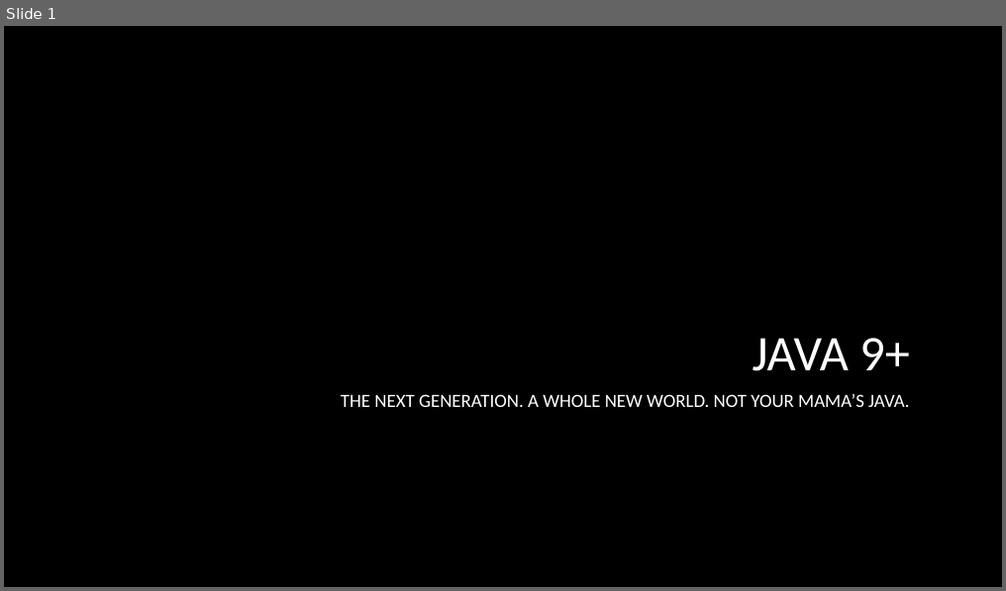
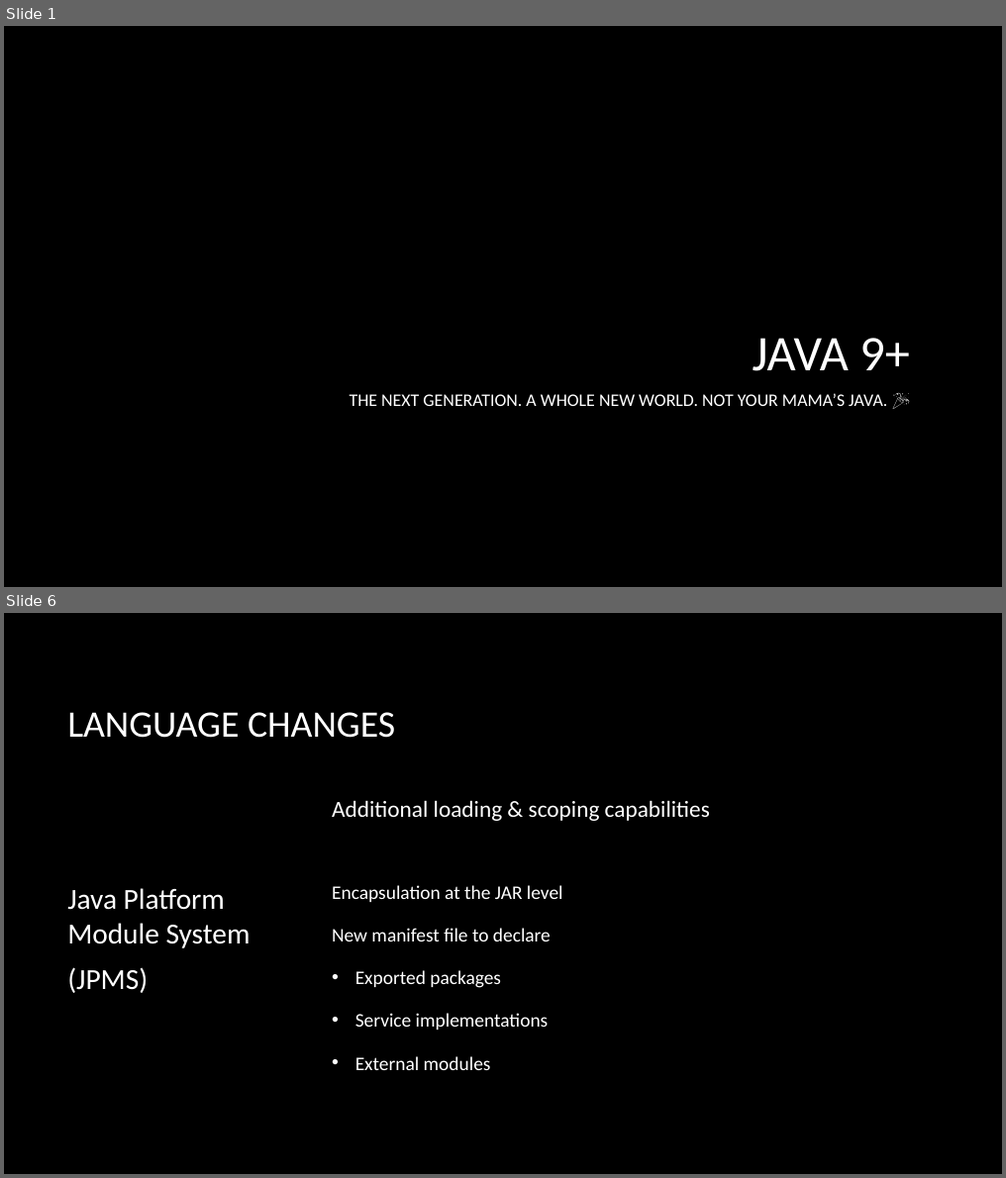
Before and after one commit to macdaddyaz/modern-java, a slide deck: Java 9 and up.pptx. Shown one above the other, each under a label of ours: slide 1 before the commit, slides 1 and 6 after it; the slides between them are not shown. The pictures are 1006x591 and 1006x1178 pixels, drawn with LibreOffice and Linux fonts; fonts in the diff are those of the drawing; background and template pictures are left out. Boxes give left, top, right and bottom in pixels: in the first picture for what was removed or moved away, otherwise in the second. Text is boxed around its words. In the diff, an @@ line names an element or a change of style, - is before the commit and + after.

```diff
--- a/Java 9 and up.pptx
+++ b/Java 9 and up.pptx
@@ slide 6 added at [4, 613, 1002, 1174], background picture (left out) @@
@@ title added at [67, 712, 395, 738], 36 pt, text #FFFFFF @@
+LANGUAGE CHANGES
@@ text added at [332, 800, 710, 1070], 18.5 pt, text #FFFFFF @@
+Additional loading & scoping capabilities
+Encapsulation at the JAR level
+New manifest file to declare
+• Exported packages
+• Service implementations
+• External modules
@@ text added at [67, 888, 251, 993], 28 pt, text #FFFFFF @@
+Java Platform Module System
+(JPMS)
@@ slide 1 changed as well @@
@@ subtitle at [350, 393, 887, 406]: text changed; size 18 to 17 pt @@
-THE NEXT GENERATION. A WHOLE NEW WORLD. NOT YOUR MAMA’S JAVA.
+THE NEXT GENERATION. A WHOLE NEW WORLD. NOT YOUR MAMA’S JAVA. 🎉
```
Also in this commit, not shown: 16 other slides added, 9 other files.
